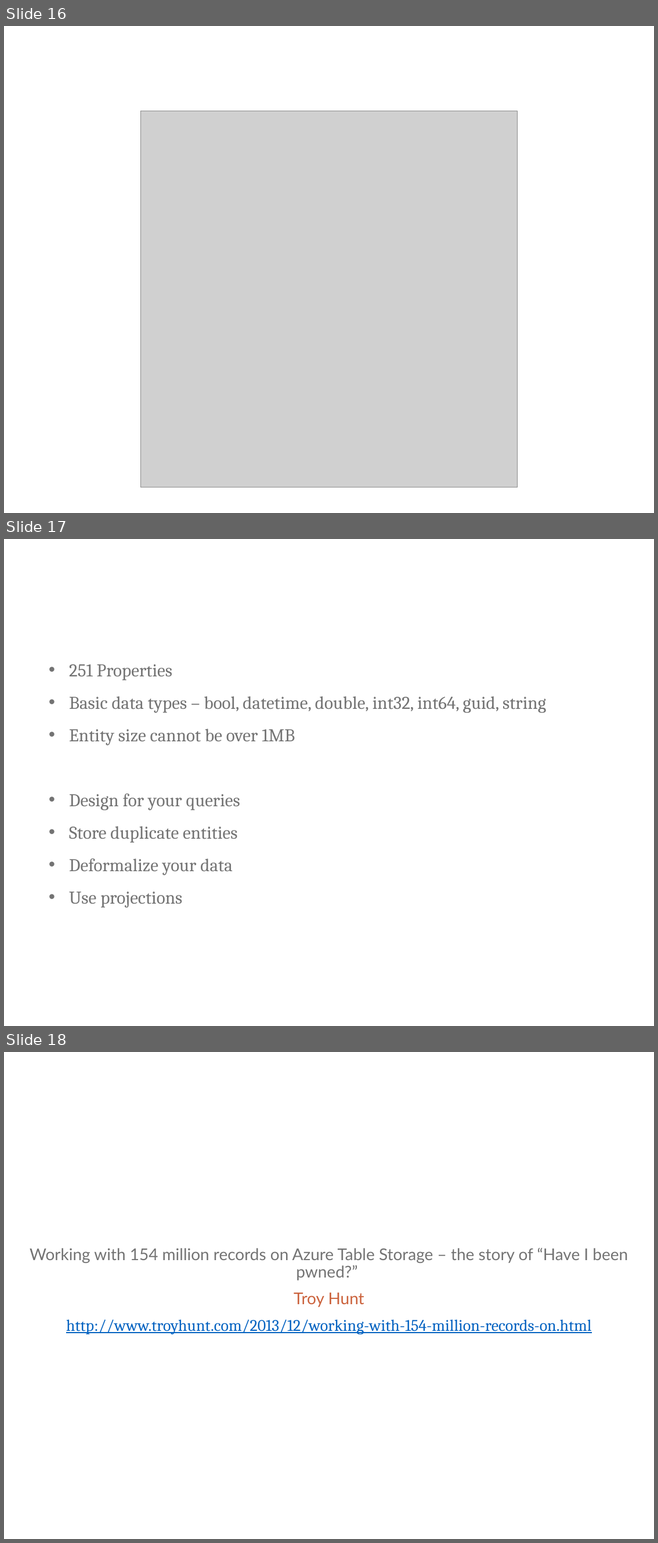
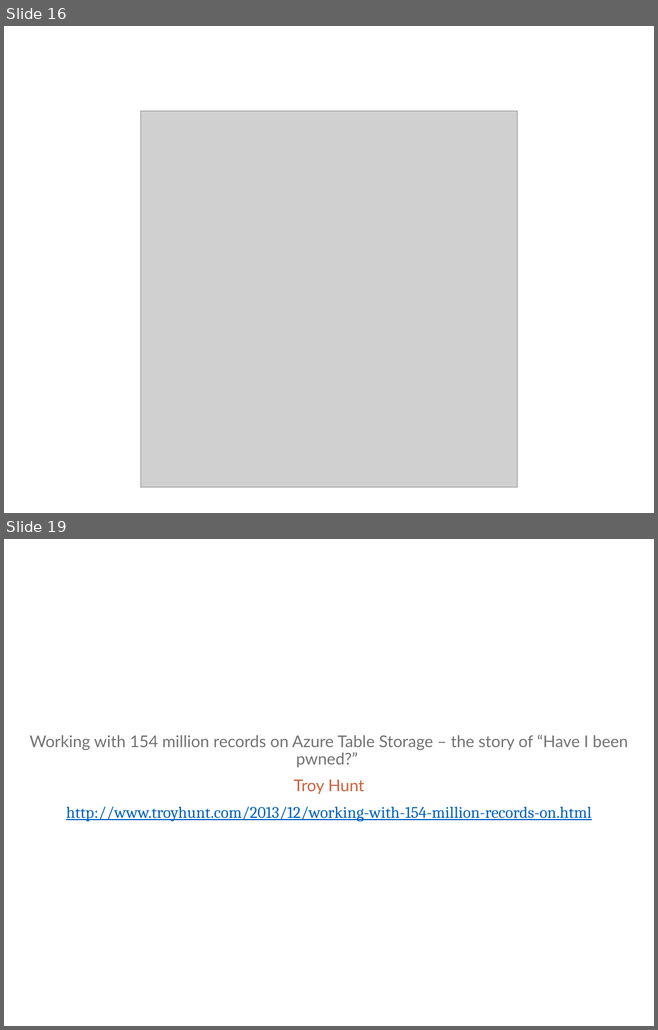
Before and after one commit to ritasker/Presentations-Archive, a slide deck: Current/Azure The Good Parts Web Apps/AzureTheGoodParts-WebApps.pptx. Shown one above the other, each under a label of ours: slides 16, 17 and 18 before the commit, slides 16 and 19 after it; the slides between them are not shown. The pictures are 658x1543 and 658x1030 pixels, drawn with LibreOffice and Linux fonts; fonts in the diff are those of the drawing; grey boxes stand for pictures; background and template pictures are left out. Boxes give left, top, right and bottom in pixels: in the first picture for what was removed or moved away, otherwise in the second. Text is boxed around its words. In the diff, an @@ line names an element or a change of style, - is before the commit and + after.

Commit message:
Finishes off the data storage section and makes a start on the queuing section.

```diff
--- a/Current/Azure The Good Parts Web Apps/AzureTheGoodParts-WebApps.pptx
+++ b/Current/Azure The Good Parts Web Apps/AzureTheGoodParts-WebApps.pptx
@@ slide 17 removed at [4,539,654,1026], background picture (left out) @@
@@ text removed at [69,664,546,907] @@
-• 251 Properties
-• Basic data types – bool, datetime, double, int32, int64, guid, string
-• Entity size cannot be over 1MB
-• Design for your queries
-• Store duplicate entities
-• Deformalize your data
-• Use projections
@@ what was slide 18 is now slide 19 @@
```
Also in this commit, not shown: 1 slide changed, 3 slides added, 1 other slide removed.
